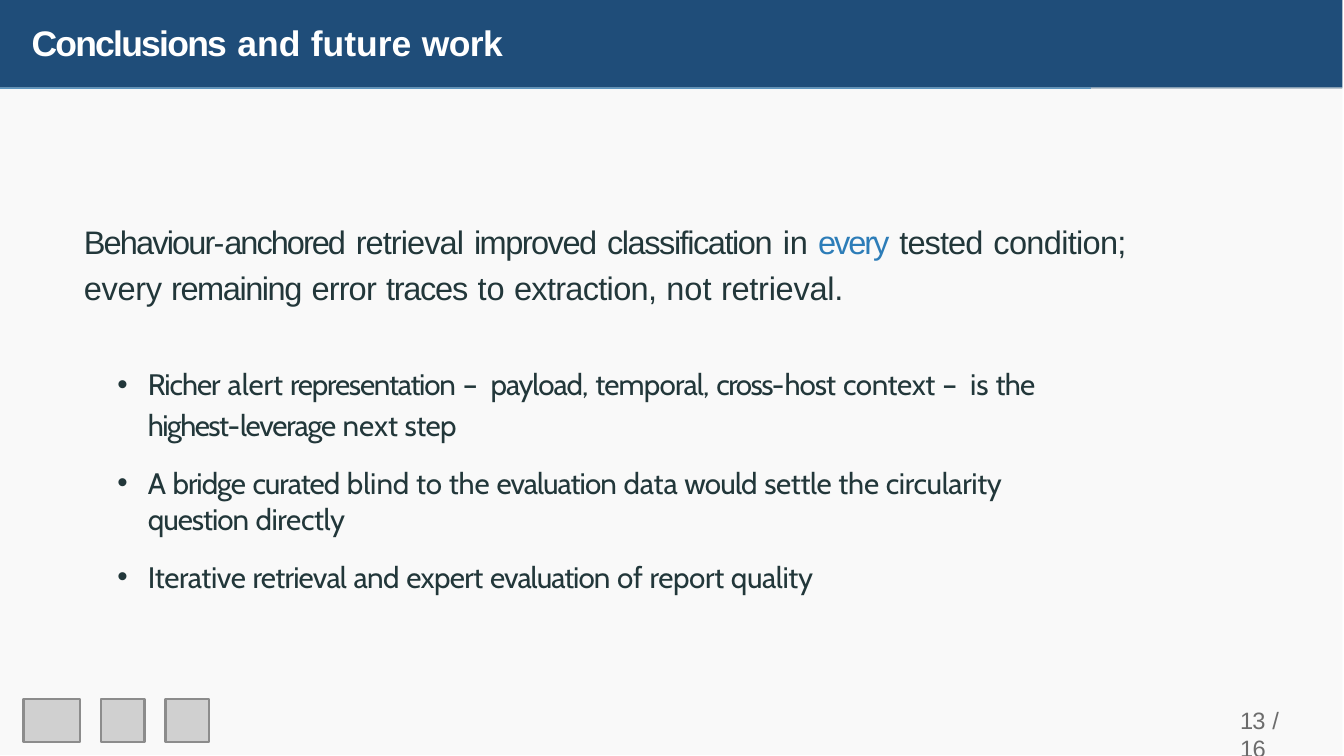
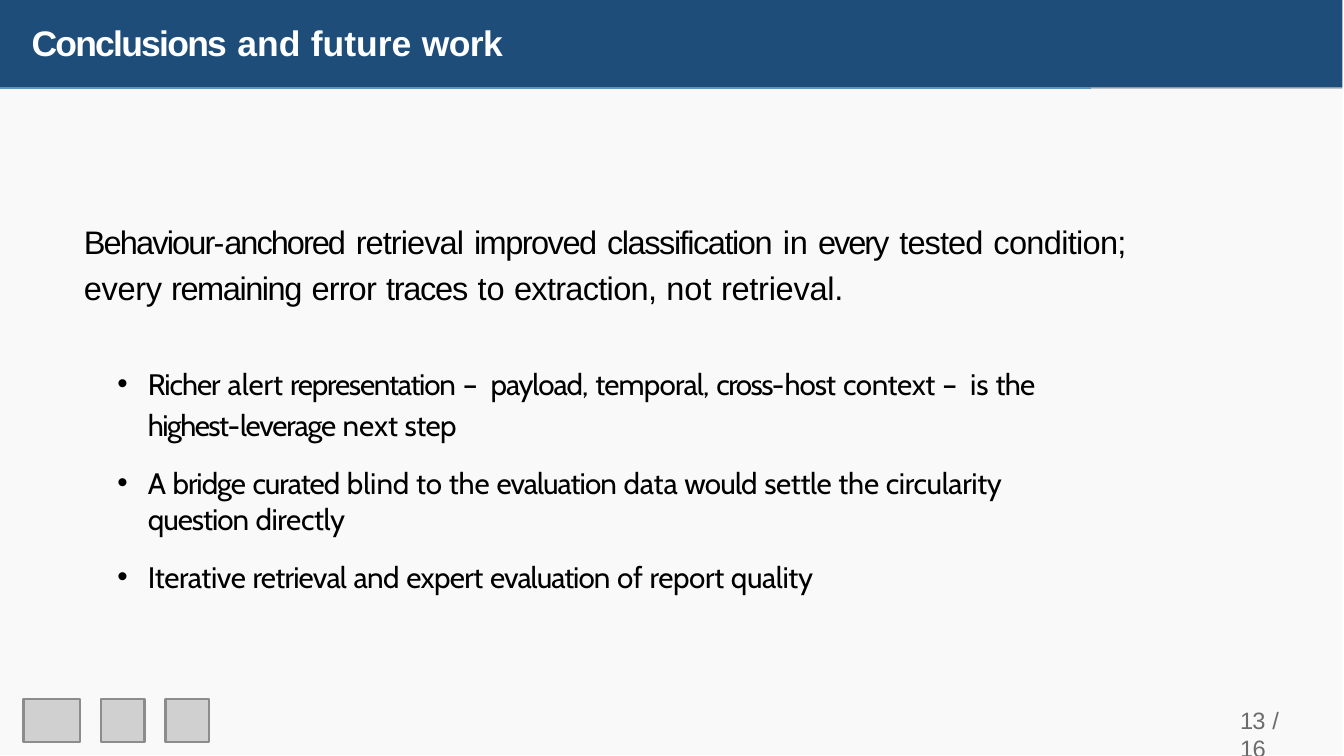
Before and after one commit to Joel89899/RAG-Based-Incident-Reporting-on-SIEM-Log-Streams, a slide deck: slide 14 of IACyC_2026_Joel_Mwende_ppt.pptx. Drawn at 1344x756 pixels with LibreOffice and Linux fonts; fonts in the diff are those of the drawing; grey boxes stand for pictures. Boxes give left, top, right and bottom in pixels: in the first picture for what was removed or moved away, otherwise in the second. Text is boxed around its words. In the diff, an @@ line names an element or a change of style, - is before the commit and + after.

```diff
--- a/IACyC_2026_Joel_Mwende_ppt.pptx
+++ b/IACyC_2026_Joel_Mwende_ppt.pptx
@@ text "Behaviour-anchored retrieval improved classification in ..." at [84, 230, 1126, 595]: text colour #22373A to #000000; text colour #2D7DB8 to #000000 in "every" @@
```
Also in this commit, not shown: 7 other slides changed.
